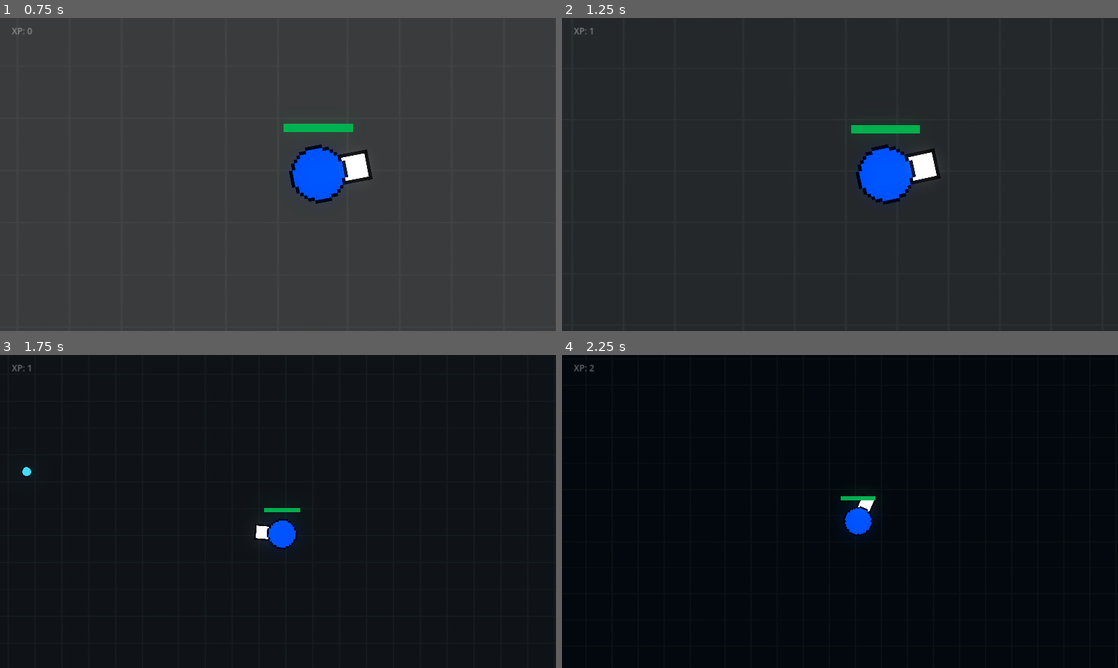
Above: before the commit, frames 1-4 (two rows, left to right).
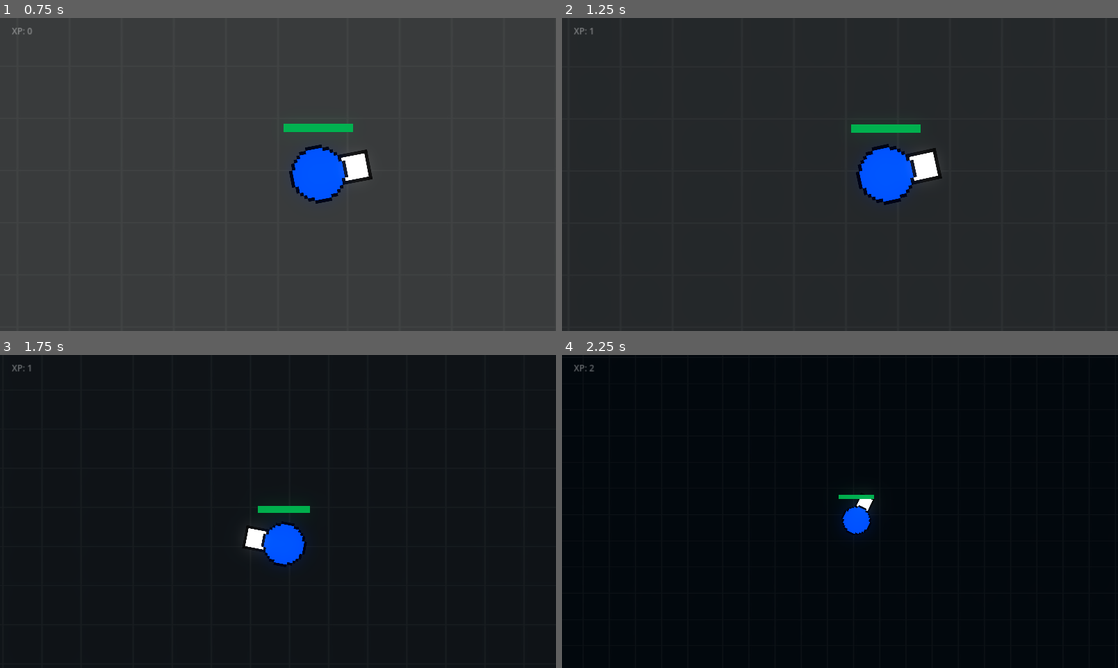
Above: after the commit, the same moments.

Repository: slin04/2D-WaveShooter-Game
Game: Godot game, scene res://code/screens/main.tscn
Same seed, same stepped clock (60 frames per second), same inputs: the game is played once before the commit and once after it. This scene is started directly instead of the project's main scene. Sound files missing from this copy of the repository are replaced by a short silence.
Inputs (mouse positions are in pixels of both pictures, inside the frame that each line leads up to):
- Up to frame 1 (0.75 s): move the mouse to (400, 158) at 0.52 s; hold D (right) from 0.53 s (still down); right-click (400, 158) at 0.6 s
- Up to frame 2 (1.25 s): keep holding D (right)
- Up to frame 3 (1.75 s): move the mouse to (166, 527) at 1.27 s; release D (right) at 1.28 s; hold S (down) from 1.28 s (still down); click (166, 527) at 1.35 s
- Up to frame 4 (2.25 s): move the mouse to (895, 442) at 2.02 s; release S (down) at 2.03 s; hold D (right) from 2.03 s (still down); right-click (895, 442) at 2.1 s

Frame 1 is identical in both runs. In frame 2, 0.2% of the frame differs, in the area x 52-69%, y 34-60%; in frame 3, 0.8%, in the area x 4-56%, y 35-68%; in frame 4, 0.2%.

Commit message:
modified some volume and animation settings

Diff:
--- a/code/enemies/sniper.tscn
+++ b/code/enemies/sniper.tscn
@@ -48,11 +48,6 @@
 pitch_scale = 1.33
 bus = &"SFX"
 
-[node name="GruntDeathSound" type="AudioStreamPlayer" parent="."]
-stream = ExtResource("6_36xr7")
-volume_db = -12.822
-bus = &"SFX"
-
 [node name="Timer" type="Timer" parent="."]
 wait_time = 0.2
 one_shot = true
@@ -63,5 +58,10 @@
 pitch_scale = 1.41
 bus = &"SFX"
 
+[node name="GruntDeathSound" type="AudioStreamPlayer" parent="."]
+stream = ExtResource("6_36xr7")
+volume_db = -5.698
+bus = &"SFX"
+
 [connection signal="area_entered" from="." to="." method="_on_area_entered"]
 [connection signal="timeout" from="Timer" to="." method="_on_timer_timeout"]
--- a/code/player/player.gd
+++ b/code/player/player.gd
@@ -50,12 +50,13 @@
 	health = maxHealth
 	velocity += Vector2(randf_range(-500,500), randf_range(-500,500))
 
+
 func spawnAnimation():
 	$PlayerModel.set_scale(Vector2(0,0))
 	var tween = get_tree().create_tween()
 	tween.tween_property($PlayerModel, "scale", Vector2(0.6,0.6), 1).set_trans(Tween.TRANS_QUART)
 	$PlayerCamera.set_zoom(Vector2(2,2))
-	tween.tween_property($PlayerCamera, "zoom", Vector2(1,1), 1).set_trans(Tween.TRANS_QUART)
+	tween.tween_property($PlayerCamera, "zoom", Vector2(1,1), 1.5).set_trans(Tween.TRANS_EXPO)
 
 
 
--- a/code/projectiles/enemy_bullet.tscn
+++ b/code/projectiles/enemy_bullet.tscn
@@ -15,7 +15,7 @@
 metadata/_edit_group_ = true
 
 [node name="Sprite2D" type="Sprite2D" parent="."]
-modulate = Color(0.580392, 0.580392, 0.580392, 1)
+modulate = Color(0.62, 0.6, 0.55, 1)
 scale = Vector2(1.1, 1.1)
 texture = ExtResource("2_hu15v")
 
--- a/code/projectiles/player_bullet.tscn
+++ b/code/projectiles/player_bullet.tscn
@@ -17,7 +17,7 @@
 metadata/_edit_group_ = true
 
 [node name="Sprite2D" type="Sprite2D" parent="."]
-modulate = Color(0.647059, 0.647059, 0.647059, 1)
+modulate = Color(0.6, 0.65, 0.7, 1)
 position = Vector2(-0.666667, -0.666667)
 scale = Vector2(0.1, 0.1)
 texture = ExtResource("2_yipd4")
